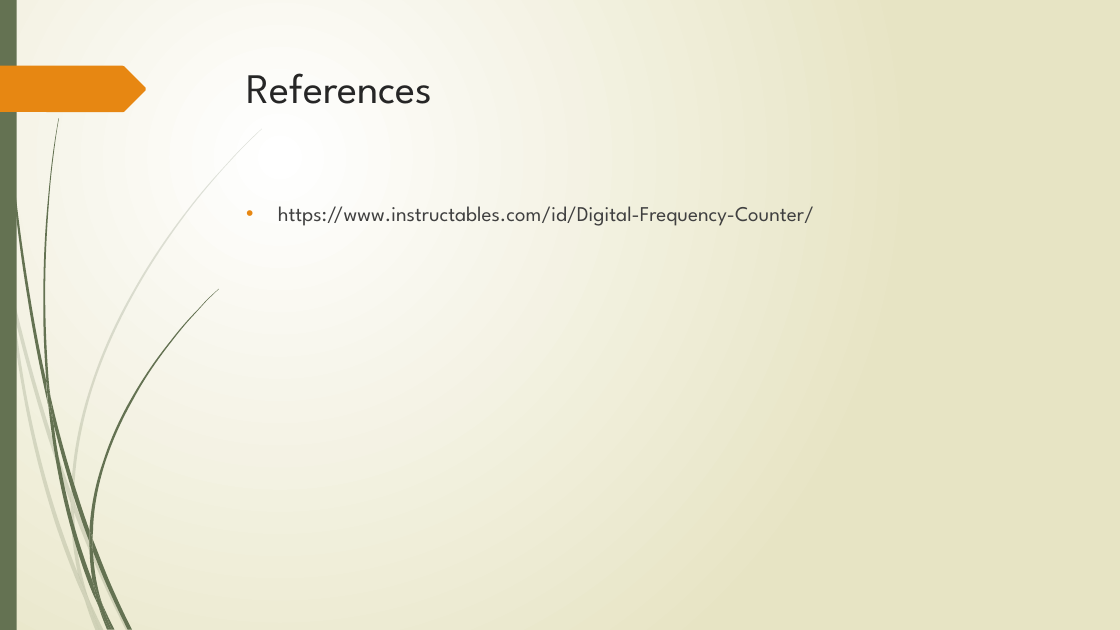
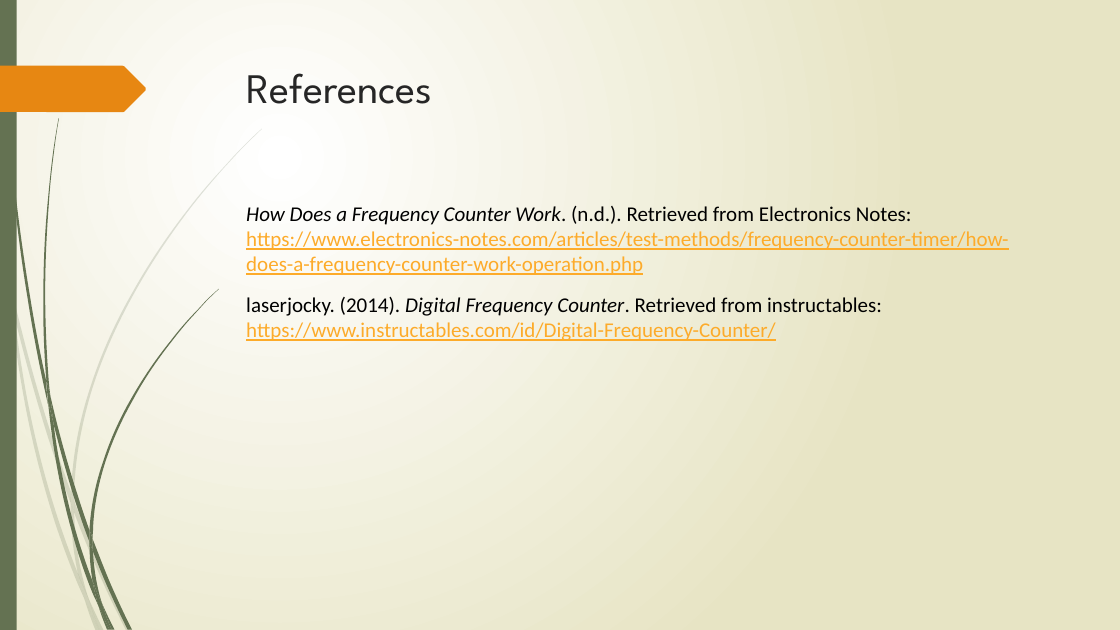
Before and after one commit to gerudo7/Junior-Lab, a slide deck: slide 8 of Impedance Spectroscopy/Presentation - Impedance Spectroscopy.pptx. Drawn at 1120x630 pixels with LibreOffice and Linux fonts; fonts in the diff are those of the drawing. Boxes give left, top, right and bottom in pixels: in the first picture for what was removed or moved away, otherwise in the second. Text is boxed around its words. In the diff, an @@ line names an element or a change of style, - is before the commit and + after.

```diff
--- a/Impedance Spectroscopy/Presentation - Impedance Spectroscopy.pptx
+++ b/Impedance Spectroscopy/Presentation - Impedance Spectroscopy.pptx
@@ text at box(246, 206, 1008, 341): text changed; font League Spartan to Calibri; text colour #404040 to #FDAB2A @@
-• https://www.instructables.com/id/Digital-Frequency-Counter/
+How Does a Frequency Counter Work. (n.d.). Retrieved from Electronics Notes: https://www.electronics-notes.com/articles/test-methods/frequency-counter-timer/how-does-a-frequency-counter-work-operation.php
+laserjocky. (2014). Digital Frequency Counter. Retrieved from instructables: https://www.instructables.com/id/Digital-Frequency-Counter/
```
Also in this commit, not shown: 2 other slides changed, 1 slide added, 1 slide removed.
